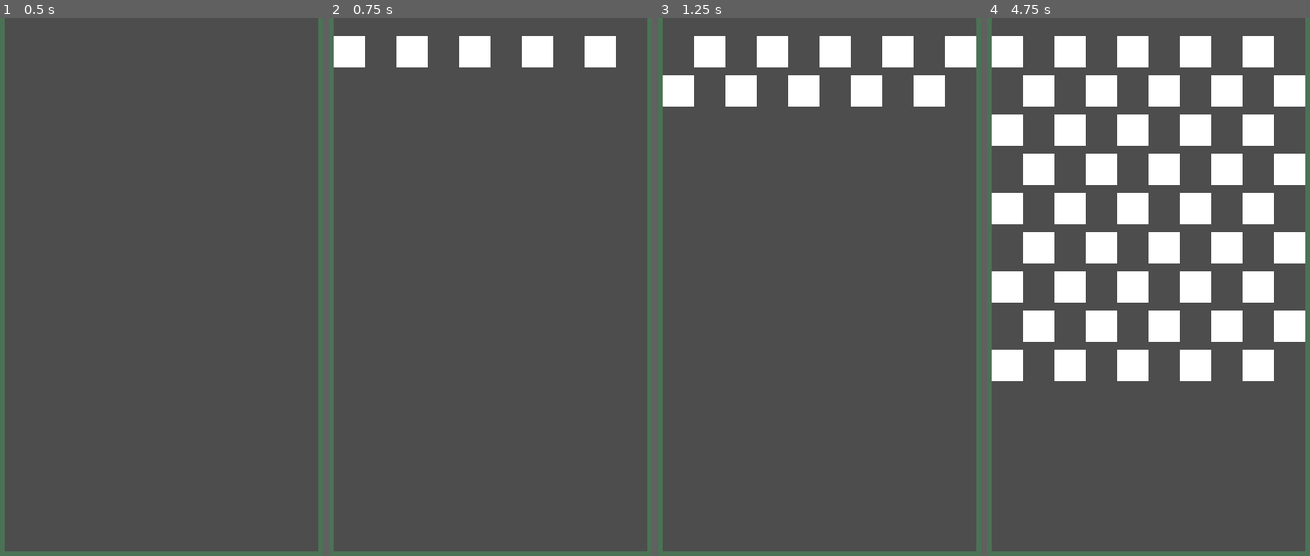
Above: before the commit, frames 1-4 (left to right).
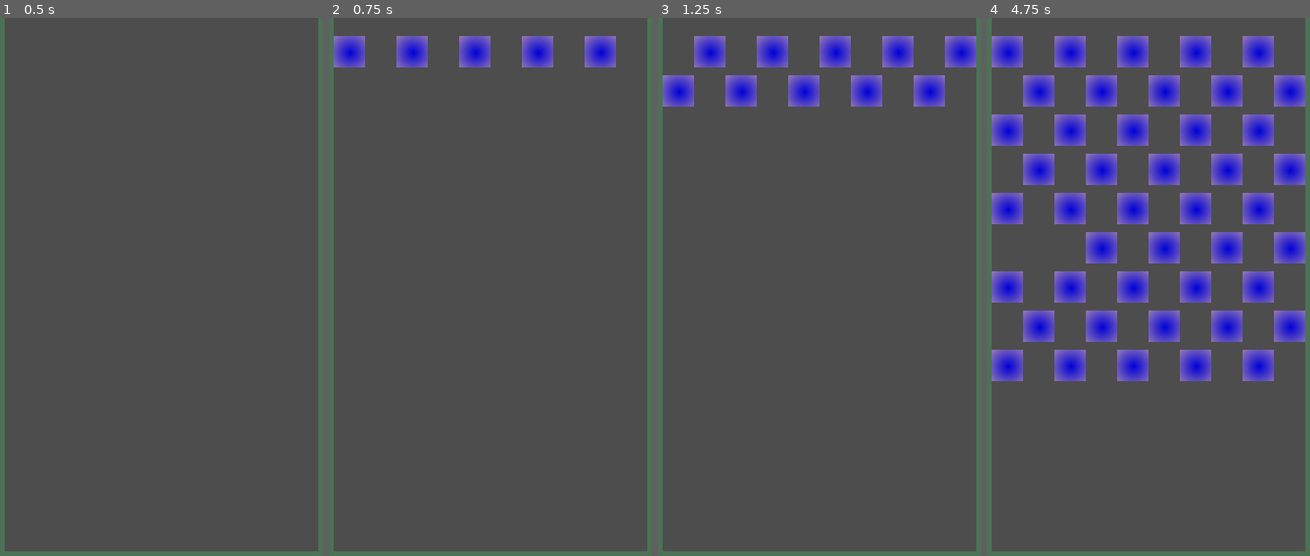
Above: after the commit, the same moments.

Repository: jlatusek/simple_games
Game: Godot game, scene res://scene/main.tscn
Two runs of this game, one before a commit and one after it. Both use one fixed random seed, a clock stepped at 60 frames per second and the inputs below.
Inputs (mouse positions are in pixels of both pictures, inside the frame that each line leads up to):
- Up to frame 1 (0.5 s): no input
- Up to frame 2 (0.75 s): tap Enter at 0.5 s; move the mouse to (574, 270) at 0.52 s; press the mouse at (574, 270) at 0.53 s
- Up to frame 3 (1.25 s): no input
- Up to frame 4 (4.75 s): move the mouse to (1074, 330) at 1.27 s; release the mouse at (1074, 330) at 1.28 s; click (1074, 330) at 1.35 s; move the mouse to (1187, 174) at 2.02 s; press the mouse at (1187, 174) at 2.03 s; move the mouse to (1129, 410) at 2.77 s; release the mouse at (1129, 410) at 2.78 s; click (1129, 410) at 2.85 s; move the mouse to (1261, 383) at 3.52 s; press the mouse at (1261, 383) at 3.53 s; move the mouse to (1035, 217) at 4.27 s; release the mouse at (1035, 217) at 4.28 s; click (1035, 217) at 4.35 s

Frame 1 is identical in both runs. In frame 2, 2.8% of the frame differs, in the area x 1-89%, y 3-10%; in frame 3, 5.7%; in frame 4, 25%, in the area x 1-99%, y 3-68%.

Commit message:
blocks: change texture of block and mouse event to remove block
remove option was added to make it possible to debug
interaction between objects

Diff:
--- a/blocks/scene/figure/figure_base_block.gd
+++ b/blocks/scene/figure/figure_base_block.gd
@@ -12,3 +12,9 @@
 
 func _on_mouse_entered() -> void:
 	self.queue_free()
+
+
+func _on_input_event(viewport: Node, event: InputEvent, shape_idx: int) -> void:
+	if event.is_action_pressed("left_click"):
+		print("Hejka")
+		self.queue_free()
--- a/blocks/scene/figure/figure_base_block.tscn
+++ b/blocks/scene/figure/figure_base_block.tscn
@@ -1,19 +1,22 @@
-[gd_scene load_steps=3 format=3 uid="uid://dnv7737oin8l7"]
+[gd_scene load_steps=5 format=3 uid="uid://dnv7737oin8l7"]
 
 [ext_resource type="Script" uid="uid://c64s5wx3ws6jq" path="res://scene/figure/figure_base_block.gd" id="1_8f1uv"]
 
 [sub_resource type="RectangleShape2D" id="RectangleShape2D_wp4xf"]
 size = Vector2(40, 40)
 
+[sub_resource type="Gradient" id="Gradient_8f1uv"]
+colors = PackedColorArray(0, 0, 0.84705883, 1, 0.5483604, 0.44833666, 0.7143522, 1)
+
+[sub_resource type="GradientTexture2D" id="GradientTexture2D_upptk"]
+gradient = SubResource("Gradient_8f1uv")
+width = 40
+height = 40
+fill = 1
+fill_from = Vector2(0.53271025, 0.52803737)
+
 [node name="square" type="Area2D"]
 script = ExtResource("1_8f1uv")
-
-[node name="ColorRect" type="ColorRect" parent="."]
-offset_left = -20.0
-offset_top = -20.0
-offset_right = 20.0
-offset_bottom = 20.0
-metadata/_edit_use_anchors_ = true
 
 [node name="CollisionShape2D" type="CollisionShape2D" parent="."]
 shape = SubResource("RectangleShape2D_wp4xf")
@@ -33,3 +36,8 @@
 [node name="up_ray" type="RayCast2D" parent="."]
 target_position = Vector2(0, -40)
 collide_with_areas = true
+
+[node name="Sprite2D" type="Sprite2D" parent="."]
+texture = SubResource("GradientTexture2D_upptk")
+
+[connection signal="input_event" from="." to="." method="_on_input_event"]
